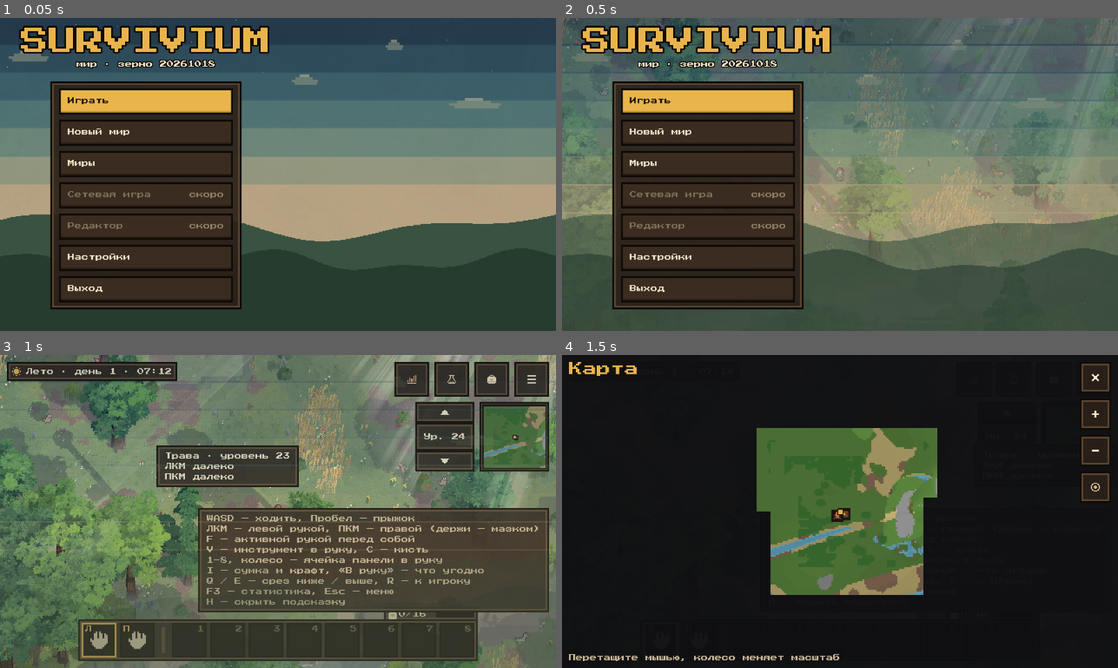
Above: before the commit, frames 1-4 (two rows, left to right).
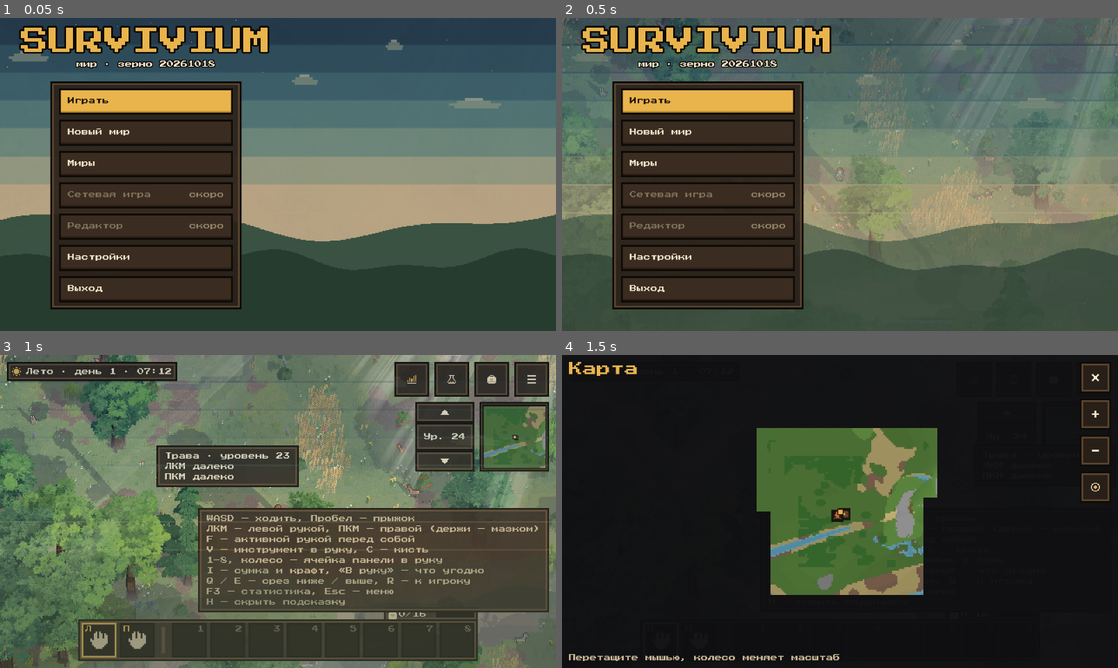
Above: after the commit, the same moments.

Repository: randomboygh/survivium
Game: Godot game, scene res://scenes/main.tscn
Two runs of this game, one before a commit and one after it. Both use one fixed random seed, a clock stepped at 60 frames per second and the inputs below.
Inputs (mouse positions are in pixels of both pictures, inside the frame that each line leads up to):
- Up to frame 1 (0.05 s): no input
- Up to frame 2 (0.5 s): no input
- Up to frame 3 (1 s): click "Играть" at 0.5 s
- Up to frame 4 (1.5 s): tap Enter at 1.25 s; drag from (1073, 436) to (895, 442) at 1.27 s

Frame 1 is identical in both runs. In frame 2, 0.1% of the frame differs, in the area x 6-80%, y 22-58%; in frame 3, 0.2%, in the area x 2-81%, y 16-49%; in frame 4, less than 0.1%.
Error in both runs: Invalid type in function 'mow_targets' in base 'RefCounted (world_actions.gd)'. The array of argument 2 (Array) does not have the same element type as the expe…

Commit message:
Animals take less of a frame with the birds about
Skip the eaten by a flag instead of a search of the list each step, look up
what each kind is to the others once, redraw a flyer's frame only when it
changes, look up the ground under a flyer once a cell, try a few trees for
a roost instead of every tree in reach, and set a landed flyer exactly on
its spot. Sparrows hop about less often.

Co-Authored-By: Claude Opus 5.5 (1M context) <noreply@anthropic.com>
Claude-Session: https://claude.ai/code/session_01T2CubUV5SUYr1drzB5MQdm

Diff:
--- a/src/client/game/creatures.gd
+++ b/src/client/game/creatures.gd
@@ -61,11 +61,14 @@
 			var sprite: MeshInstance3D = _sprites[a]
 			sprite.position = PixelView.snap(a.pos)
 			sprite.scale.x = a.facing
-			var mats: Array = looks[a.kind][1]
-			var frame := 0
-			if a.flying and mats.size() > 1:
-				frame = 1 + (int(beat) + a.get_instance_id()) % (mats.size() - 1)
-			sprite.material_override = mats[frame]
+			if a.flying or a.frame != 0:
+				var mats: Array = looks[a.kind][1]
+				var frame := 0
+				if a.flying and mats.size() > 1:
+					frame = 1 + (int(beat) + a.get_instance_id()) % (mats.size() - 1)
+				if frame != a.frame:
+					a.frame = frame
+					sprite.material_override = mats[frame]
 
 
 ## The picture of species `spec` (a record of AiRules.SPECIES).
--- a/src/shared/game/wildlife.gd
+++ b/src/shared/game/wildlife.gd
@@ -75,6 +75,14 @@
 	var spot := Vector3.ZERO
 	## Where the threat it flees from was, for its flock to take fright too.
 	var fear := Vector3.ZERO
+	## Eaten, out of the world.
+	var gone := false
+	## The frame of its picture drawn (on the client, see Creatures).
+	var frame := 0
+	## A flyer's last cell under it and the top of the ground or crown there (see
+	## _canopy), looked up again only in a new cell.
+	var over := Vector2i(1 << 30, 0)
+	var below := 0.0
 
 	## Off the ground, out of reach of those that walk.
 	func aloft() -> bool:
@@ -91,6 +99,8 @@
 var rng := RandomNumberGenerator.new()
 var respawn_timer := 0.0
 var _daylight := 1.0
+## What each kind is to each (see _sees), worked out from AiRules once.
+var _seen := {}
 
 
 ## Lets the animals of every species come into the world around the people.
@@ -126,7 +136,7 @@
 				_spawn_group(kind, AiRules.SPECIES[kind].count - count(kind), true)
 	_daylight = clock.daylight()
 	for a in animals.duplicate():
-		if not animals.has(a):
+		if a.gone:
 			continue
 		var dt := delta
 		if not a.near:
@@ -165,16 +175,21 @@
 	var prey_d := INF
 	var lead := _lead(a)
 	var alarm: Variant = null
+	# Most others are nobody to it: those are passed by first, as there are many.
+	var sees := _sees(a.kind)
+	var sight2 := sight * sight
 	for o in animals:
-		if o == a:
-			continue
-		var d := a.pos.distance_to(o.pos)
-		if d > sight:
-			continue
-		if d < threat_d and AiRules.is_threat(a.kind, o.kind):
+		var what: int = sees[o.kind]
+		if (what == NOBODY and (lead == null or o.state != "flee")) or o == a:
+			continue
+		var d2 := a.pos.distance_squared_to(o.pos)
+		if d2 > sight2:
+			continue
+		var d := sqrt(d2)
+		if d < threat_d and what == THREAT:
 			threat_pos = o.pos
 			threat_d = d
-		elif d < prey_d and AiRules.is_food(a.kind, o.kind) and (spec.flies or not o.aloft()):
+		elif d < prey_d and what == FOOD and (spec.flies or not o.aloft()):
 			prey = o
 			prey_d = d
 		elif o.state == "flee" and lead != null and _lead(o) == lead and a.pos.distance_to(o.fear) < sight:
@@ -196,9 +211,11 @@
 		a.target = a.pos + away.normalized() * 6.0
 		return
 	if not AiRules.is_active(a.kind, _daylight):
+		# Flyers sleep in the crowns, near their lead; one that found none sleeps where
+		# it is.
+		var was_resting := a.state == "rest"
 		a.state = "rest"
-		# Flyers sleep in the crowns, near their lead.
-		if spec.flies and spec.roost == "trees" and not a.aloft():
+		if spec.flies and spec.roost == "trees" and not a.aloft() and not was_resting:
 			var around: Vector3 = a.pos if lead == null or lead == a else lead.target
 			var tree: Variant = _tree_spot(around, FLIGHT)
 			if tree != null:
@@ -228,13 +245,30 @@
 	if spec.flies:
 		if rng.randf() < FLY_CHANCE:
 			_take_off(a, spec, a.pos, FLIGHT)
-		elif not a.perched and (a.pos.distance_to(a.target) < 0.1 or rng.randf() < 0.2):
+		elif not a.perched and a.pos.distance_to(a.target) < 0.1 and rng.randf() < 0.3:
 			# Hops about and pecks.
 			a.target = a.pos + Vector3(rng.randf_range(-1.0, 1.0), 0.0, rng.randf_range(-1.0, 1.0))
 		return
 	if was != "wander" or a.pos.distance_to(a.target) < 0.3 or rng.randf() < 0.05:
 		var to: Variant = null if spec.likes.is_empty() else _place(spec, a.pos, 6.0, false)
 		a.target = to if to != null else a.pos + Vector3(rng.randf_range(-6.0, 6.0), 0.0, rng.randf_range(-6.0, 6.0))
+
+
+const NOBODY := 0
+const THREAT := 1
+const FOOD := 2
+
+
+## What every kind is to kind `kind`: kind -> THREAT, FOOD or NOBODY (see AiRules),
+## worked out once.
+func _sees(kind: String) -> Dictionary:
+	var out: Variant = _seen.get(kind)
+	if out == null:
+		out = {}
+		for other in AiRules.SPECIES:
+			out[other] = THREAT if AiRules.is_threat(kind, other) else (FOOD if AiRules.is_food(kind, other) else NOBODY)
+		_seen[kind] = out
+	return out
 
 
 ## The lead of `a`'s flock: itself when it leads, null for one that keeps alone.
@@ -253,7 +287,7 @@
 			a.target = _settle(at, lead.target.y > ground(lead.target.x, lead.target.z) + 0.3)
 			a.flying = true
 			a.perched = false
-		elif not a.perched and (a.pos.distance_to(a.target) < 0.1 or rng.randf() < 0.2):
+		elif not a.perched and a.pos.distance_to(a.target) < 0.1 and rng.randf() < 0.3:
 			a.target = a.pos + Vector3(rng.randf_range(-1.0, 1.0), 0.0, rng.randf_range(-1.0, 1.0))
 		return
 	if a.pos.distance_to(lead.pos) > FLOCK_GAP or a.pos.distance_to(a.target) < 0.3:
@@ -318,22 +352,28 @@
 	return Vector3(at.x, y if y > 0.0 else at.y, at.z)
 
 
-## A spot on the top of a tree crown within `reach` of `around`, or null.
+## A spot on the top of a tree crown within `reach` of `around`, or null: a few trees
+## tried at random from the chunks there that have any (a forest chunk has dozens, too
+## many to look through on a phone each time).
 func _tree_spot(around: Vector3, reach: float) -> Variant:
-	var found: Array[Vector2i] = []
 	var r := ceili(reach / CELL)
 	var cx := floori(around.x / CELL)
 	var cz := floori(around.z / CELL)
+	var wooded := []
 	for kz in range((cz - r) >> WorldData.SHIFT, ((cz + r) >> WorldData.SHIFT) + 1):
 		for kx in range((cx - r) >> WorldData.SHIFT, ((cx + r) >> WorldData.SHIFT) + 1):
-			for t: Vector2i in world.tree_chunks.get(Vector2i(kx, kz), {}):
-				if absi(t.x - cx) <= r and absi(t.y - cz) <= r and world.leaf_col(t.x, t.y) != 0:
-					found.append(t)
-	if found.is_empty():
+			var trees: Dictionary = world.tree_chunks.get(Vector2i(kx, kz), {})
+			if not trees.is_empty():
+				wooded.append(trees)
+	if wooded.is_empty():
 		return null
-	var t := found[rng.randi() % found.size()]
-	var at := (Vector3(t.x, 0.0, t.y) + Vector3(rng.randf_range(0.0, 1.0), 0.0, rng.randf_range(0.0, 1.0))) * CELL
-	return _settle(at, true)
+	for attempt in 8:
+		var trees: Dictionary = wooded[rng.randi() % wooded.size()]
+		var t: Vector2i = trees.keys()[rng.randi() % trees.size()]
+		if absi(t.x - cx) <= r and absi(t.y - cz) <= r and world.leaf_col(t.x, t.y) != 0:
+			var at := (Vector3(t.x, 0.0, t.y) + Vector3(rng.randf_range(0.0, 1.0), 0.0, rng.randf_range(0.0, 1.0))) * CELL
+			return _settle(at, true)
+	return null
 
 
 func _move(a: Animal, spec: Dictionary, delta: float) -> void:
@@ -386,13 +426,18 @@
 		if absf(step.x) > 0.001:
 			a.facing = -1.0 if step.x < 0.0 else 1.0
 		d -= step.length()
-	var below := _canopy(a.pos.x, a.pos.z)
+	var cell := Vector2i(floori(a.pos.x / CELL), floori(a.pos.z / CELL))
+	if cell != a.over:
+		a.over = cell
+		a.below = _canopy(a.pos.x, a.pos.z)
+	var below := a.below
 	var high := maxf(below, a.target.y) + CRUISE
 	var want := lerpf(a.target.y, high, clampf(d / DESCENT, 0.0, 1.0))
 	if d > 0.5:
 		want = maxf(want, below + 0.3)
 	a.pos.y = move_toward(a.pos.y, want, speed * delta)
 	if d < 0.01 and absf(a.pos.y - a.target.y) < 0.01:
+		a.pos = a.target
 		a.flying = false
 		a.perched = a.target.y > ground(a.pos.x, a.pos.z) + 0.3
 	_catch(a, spec)
@@ -412,7 +457,7 @@
 func _catch(a: Animal, spec: Dictionary) -> void:
 	if a.state != "hunt" or a.prey == null:
 		return
-	if not animals.has(a.prey) or (a.prey.aloft() and not spec.flies):
+	if a.prey.gone or (a.prey.aloft() and not spec.flies):
 		a.prey = null
 		a.state = "wander"
 	elif a.pos.distance_to(a.prey.pos) < 0.7:
@@ -429,6 +474,7 @@
 
 func _remove(a: Animal) -> void:
 	animals.erase(a)
+	a.gone = true
 	# The first of its flock leads the rest from now on.
 	var next: Animal = null
 	for o in animals:
